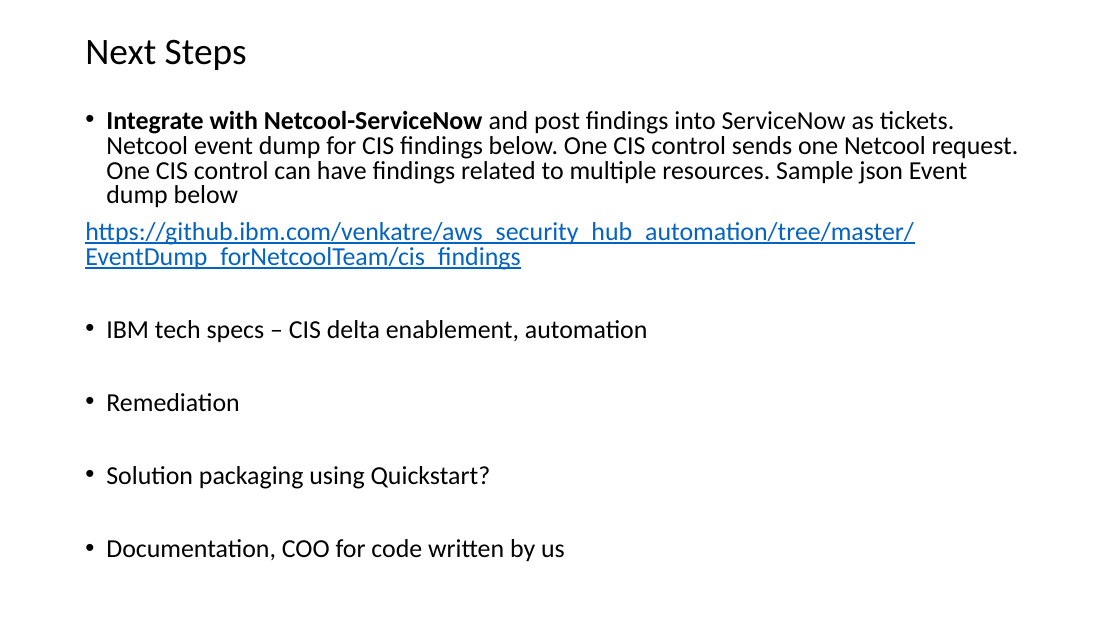
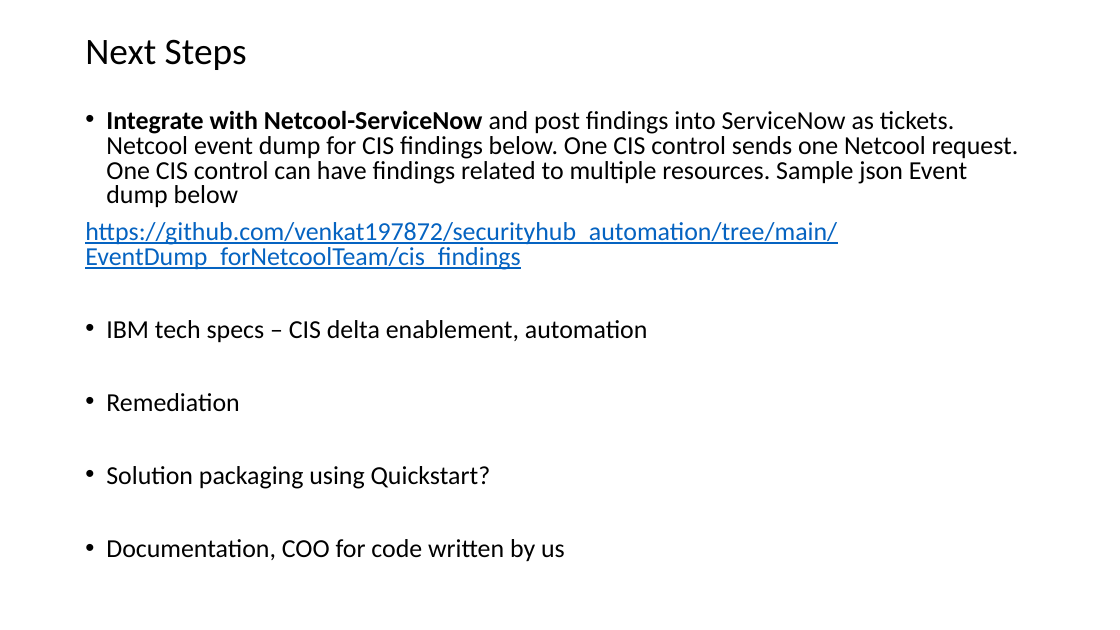
Before and after one commit to venkat197872/securityhub_automation, a slide deck: slide 12 of SecurityHub_Design_Implementation_v1.0_10Apr2020.pptx. Drawn at 1120x630 pixels with LibreOffice and Linux fonts; fonts in the diff are those of the drawing. Boxes give left, top, right and bottom in pixels: in the first picture for what was removed or moved away, otherwise in the second. Text is boxed around its words. In the diff, an @@ line names an element or a change of style, - is before the commit and + after.

```diff
--- a/SecurityHub_Design_Implementation_v1.0_10Apr2020.pptx
+++ b/SecurityHub_Design_Implementation_v1.0_10Apr2020.pptx
@@ text at (85,222,837,270): text changed @@
-https://github.ibm.com/venkatre/aws_security_hub_automation/tree/master/EventDump_forNetcoolTeam/cis_findings
+https://github.com/venkat197872/securityhub_automation/tree/main/EventDump_forNetcoolTeam/cis_findings
```
Also in this commit, not shown: 5 other slides changed, 1 slide removed.
